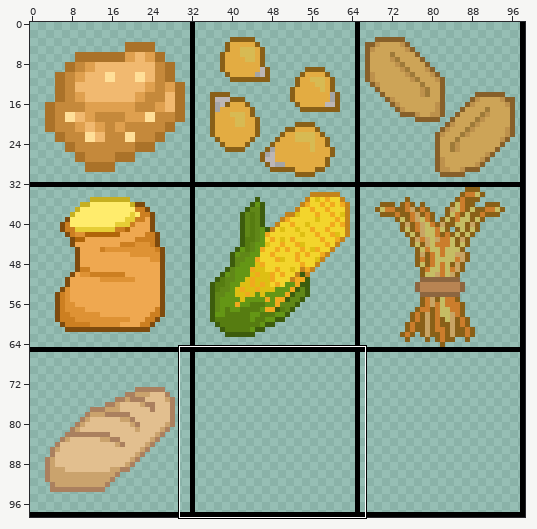
Two states of a sprite sheet, BaseBuilder/Content/materials.png. The first picture is a wide view before the edit; the outline marks the close-up.
Close-up. Earlier state:
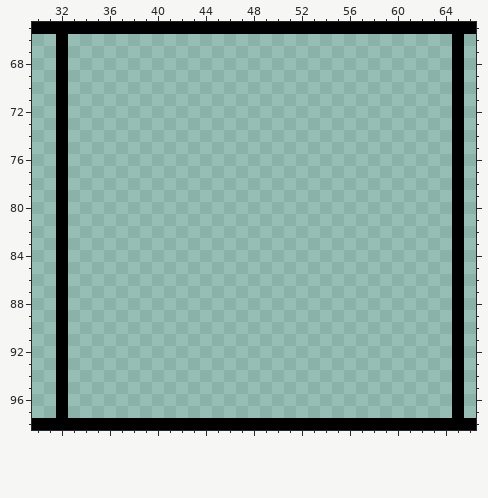
The file is 99x99 pixels. Colours within 5 levels of each other are drawn and written as one. Shown: x 30..66, y 65..98.
New version:
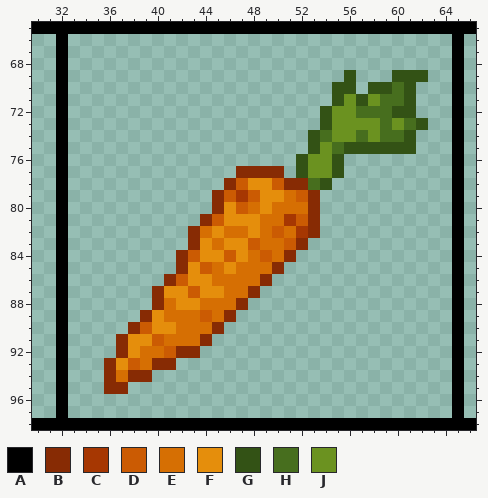
Palette (. is transparent): A #000000  B #872b04  C #a63702  D #cb5b03  E #d66f03  F #e58e0c  G #335215  H #476e1e  J #6b9220
The exact change:
{"y":69,"x":56,"old":".","new":"G"}
{"y":69,"x":60,"old":"...","new":"GGG"}
{"y":70,"x":55,"old":"..","new":"GG"}
{"y":70,"x":58,"old":"....","new":"GGHG"}
{"y":71,"x":55,"old":".......","new":"GJGJHHG"}
{"y":72,"x":54,"old":"........","new":"GJJHHHGG"}
{"y":73,"x":54,"old":".........","new":"GJJJJHJHG"}
{"y":74,"x":53,"old":".........","new":"GHJJHJHHG"}
{"y":75,"x":53,"old":".........","new":"GJHGGGGGG"}
{"y":76,"x":52,"old":"....","new":"GJJG"}
{"y":77,"x":47,"old":"....","new":"BBBB"}
{"y":77,"x":52,"old":"....","new":"GJJG"}
{"y":78,"x":46,"old":".........","new":"BDFFDBBHG"}
{"y":79,"x":45,"old":".........","new":"BDCDFFEDB"}
{"y":80,"x":45,"old":".........","new":"BFDEFEEEB"}
{"y":81,"x":44,"old":"..........","new":"BDFFFEECDB"}
{"y":82,"x":43,"old":"...........","new":"BEFEEFEDECB"}
{"y":83,"x":43,"old":"..........","new":"BFEFFDEEDB"}
{"y":84,"x":42,"old":"..........","new":"BDFFDFEDEB"}
{"y":85,"x":42,"old":".........","new":"BFDEFEEEB"}
{"y":86,"x":41,"old":".........","new":"BDFFEEEEB"}
{"y":87,"x":40,"old":".........","new":"BFFDFFEEB"}
{"y":88,"x":40,"old":"........","new":"BEFFEEEB"}
{"y":89,"x":39,"old":"........","new":"BFEEEDEB"}
{"y":90,"x":38,"old":"........","new":"BDFFEEEB"}
{"y":91,"x":37,"old":"........","new":"BFFDEEEB"}
{"y":92,"x":37,"old":".......","new":"BFEEDBB"}
{"y":93,"x":36,"old":"......","new":"BFDEBB"}
{"y":94,"x":36,"old":"....","new":"BEBB"}
{"y":95,"x":36,"old":"..","new":"BB"}
{"label":"added","picture_box":[104,70,428,394]}
